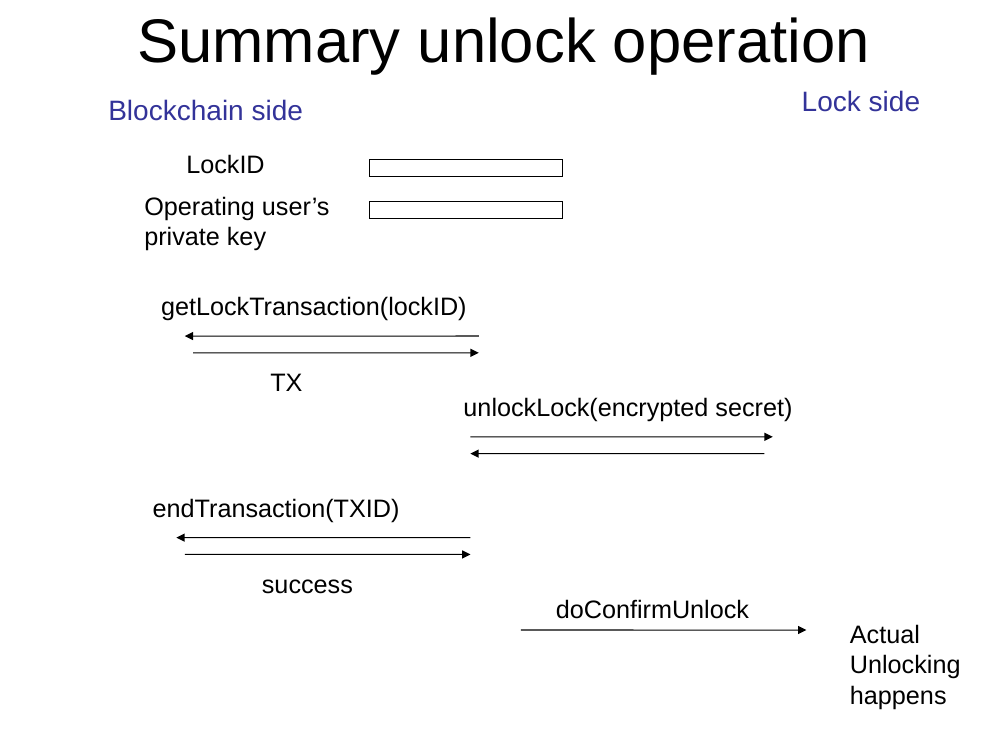
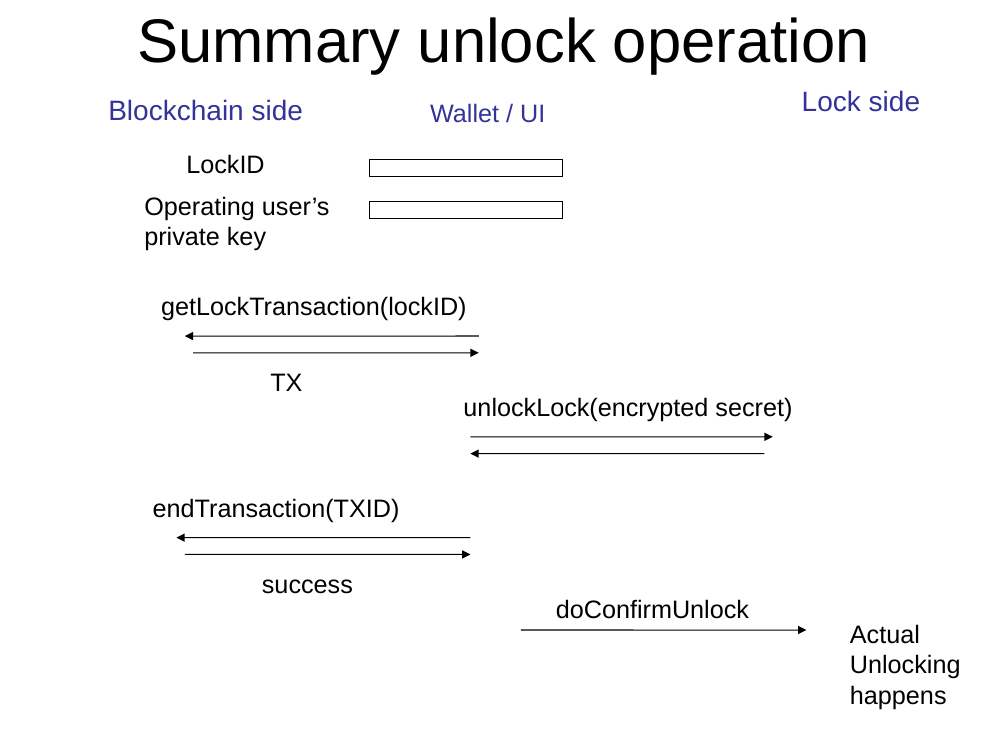
Before and after one commit to blockTeamhackathon/documents, a slide deck: slide 8 of B’Lock.ppt (slide 6 before the commit). Drawn at 1008x756 pixels with LibreOffice and Linux fonts; fonts in the diff are those of the drawing. Boxes give left, top, right and bottom in pixels: in the first picture for what was removed or moved away, otherwise in the second. Text is boxed around its words. In the diff, an @@ line names an element or a change of style, - is before the commit and + after.

```diff
--- a/B’Lock.ppt
+++ b/B’Lock.ppt
@@ text added at (430,103,545,123), 18 pt, text #333399 @@
+Wallet / UI
```
Also in this commit, not shown: 3 other slides changed, 4 slides added.
